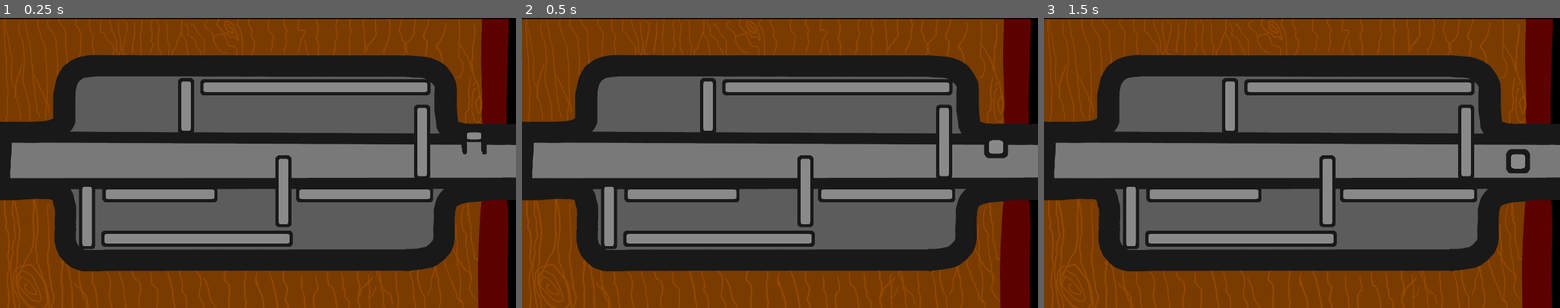
Above: before the commit, frames 1-3 (left to right).
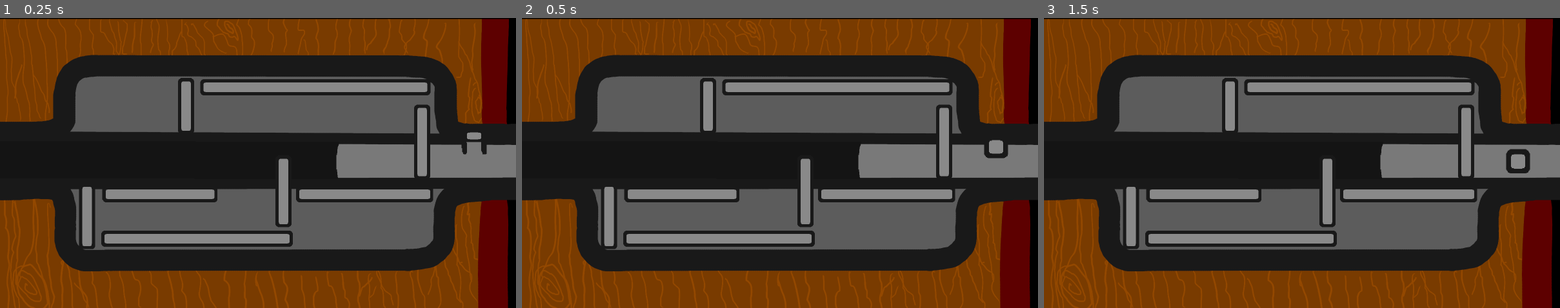
Above: after the commit, the same moments.

Repository: MarmadileManteater/Carbuncle-Game
Game: Godot game, scene res://scenes/global/global.tscn
The game is run twice, just before and just after one commit, with the same random seed, the same clock (stepped at 60 frames per second) and the same inputs.
Inputs (mouse positions are in pixels of both pictures, inside the frame that each line leads up to):
- Up to frame 1 (0.25 s): no input
- Up to frame 2 (0.5 s): no input
- Up to frame 3 (1.5 s): move the mouse to (1415, 148) at 0.52 s; click (1415, 148) at 0.67 s; tap Enter at 1.25 s; move the mouse to (1198, 177) at 1.27 s; click (1198, 177) at 1.42 s

The runs differ from the first frame. In frame 1, 7.5% of the frame differs, in the area x 1-66%, y 42-56%; in frame 2, 7.5%; in frame 3, 7.5%.

Commit message:
Make the size of the bolt visible

Diff:
--- a/project/scenes/lock_puzzle/lock_puzzle.tscn
+++ b/project/scenes/lock_puzzle/lock_puzzle.tscn
@@ -5,6 +5,7 @@
 [ext_resource type="PackedScene" uid="uid://drorgjbwrm5x" path="res://scenes/puzzle_piece/puzzle_piece.tscn" id="1_wue6p"]
 [ext_resource type="Texture2D" uid="uid://b4maqkysnriw5" path="res://assets/sprites/knob_shaft.png" id="3_x0jet"]
 [ext_resource type="Texture2D" uid="uid://cmtfkg3l2x5g1" path="res://assets/sprites/bolt_end.png" id="5_3qiwk"]
+[ext_resource type="Texture2D" uid="uid://b3rksm6n1bvwb" path="res://assets/sprites/bolt_back.png" id="6_vn2dd"]
 
 [sub_resource type="RectangleShape2D" id="RectangleShape2D_0dxmq"]
 size = Vector2(91.75, 126)
@@ -127,7 +128,7 @@
 tracks/0/interp = 1
 tracks/0/loop_wrap = true
 tracks/0/keys = {
-"times": PackedFloat32Array(0.3, 0.5),
+"times": PackedFloat32Array(0.46666667, 0.5),
 "transitions": PackedFloat32Array(1, 1),
 "update": 1,
 "values": [false, true]
@@ -139,7 +140,7 @@
 tracks/1/interp = 1
 tracks/1/loop_wrap = true
 tracks/1/keys = {
-"times": PackedFloat32Array(0.297687, 0.5),
+"times": PackedFloat32Array(0.46666667, 0.5),
 "transitions": PackedFloat32Array(1, 1),
 "update": 1,
 "values": [null, true]
@@ -340,10 +341,27 @@
 scale = Vector2(1.5, 1.5)
 shape = SubResource("CircleShape2D_0dxmq")
 
+[node name="Bolt2" type="Sprite2D" parent="Driver" unique_id=386371631]
+self_modulate = Color(0.2784314, 0.2784314, 0.2784314, 1)
+z_index = -1
+texture_filter = 5
+position = Vector2(-616, -3.0000024)
+scale = Vector2(1.2544016, 1.1664001)
+texture = ExtResource("5_3qiwk")
+flip_h = true
+
+[node name="Sprite2D" type="Sprite2D" parent="Driver/Bolt2" unique_id=2073365544]
+self_modulate = Color(0.2784314, 0.2784314, 0.2784314, 1)
+texture_filter = 5
+position = Vector2(-590.77026, -1.7146775)
+scale = Vector2(6.955146, 1)
+texture = ExtResource("6_vn2dd")
+
 [node name="Bolt" type="Sprite2D" parent="Driver" unique_id=1666716695]
 self_modulate = Color(0.2784314, 0.2784314, 0.2784314, 1)
-texture_filter = 1
-position = Vector2(1390, -1.9999964)
+z_index = -1
+texture_filter = 5
+position = Vector2(1550, -1.9999964)
 scale = Vector2(1.1200007, 1.08)
 texture = ExtResource("5_3qiwk")
 
--- a/project/scenes/puzzle_piece/puzzle_piece.tscn
+++ b/project/scenes/puzzle_piece/puzzle_piece.tscn
@@ -14,18 +14,18 @@
 [node name="Modifier" type="Node2D" parent="." unique_id=588230946]
 
 [node name="Right" type="Sprite2D" parent="Modifier" unique_id=923025411]
-texture_filter = 3
+texture_filter = 5
 position = Vector2(12, 0)
 texture = ExtResource("2_m3spb")
 flip_h = true
 
 [node name="Left" type="Sprite2D" parent="Modifier" unique_id=1998540773]
-texture_filter = 3
+texture_filter = 5
 position = Vector2(-12, 0)
 texture = ExtResource("2_m3spb")
 
 [node name="Middle" type="Polygon2D" parent="Modifier" unique_id=1774124294]
-texture_filter = 3
+texture_filter = 5
 texture = ExtResource("2_m3spb")
 polygon = PackedVector2Array(-5, -25, 5, -25, 5, 25, -5, 25)
 uv = PackedVector2Array(17, 0, 18, 0, 18, 50, 17, 50)
Binary file added: project/assets/sprites/bolt_back.png
Not shown, added: project/assets/sprites/bolt_back.png.import
Binary file changed: project/assets/sprites/bolt_end.png
Binary file changed: project/assets/sprites/puzzle_back.png
